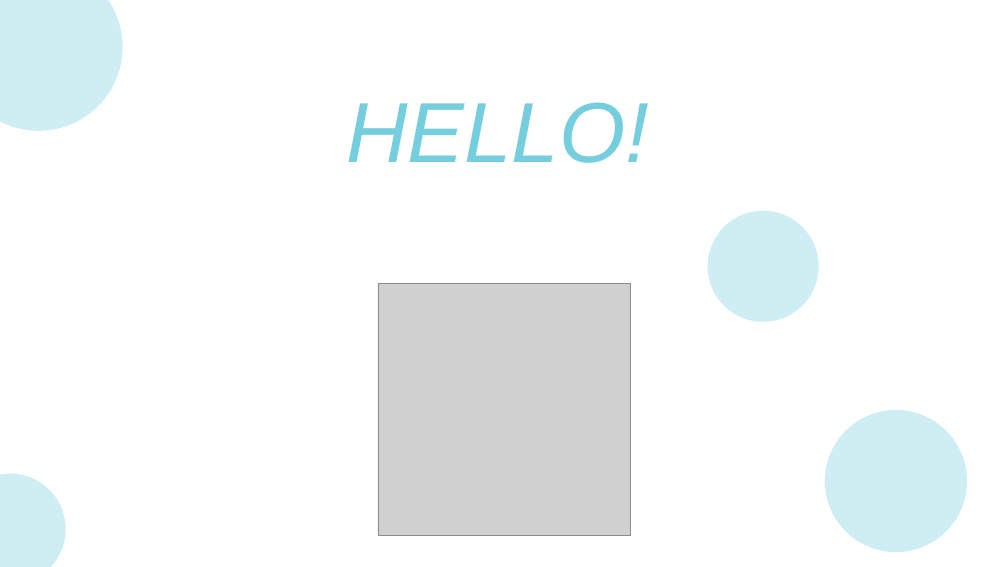
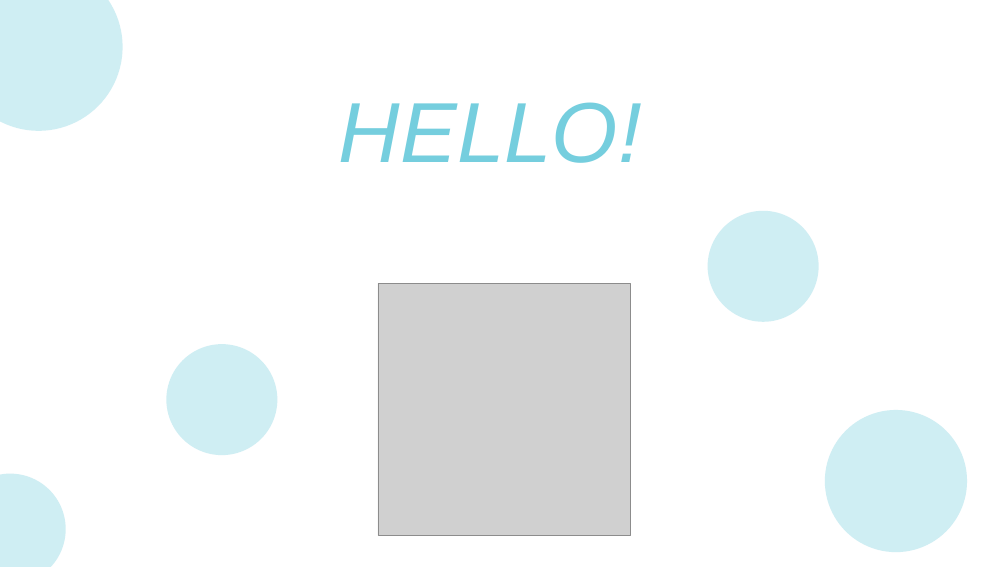
Before and after one commit to XieWeiXie/Gopher-By-Example, a slide deck: slide 3 of PowerPoint/00-01.pptx. Drawn at 1008x567 pixels with LibreOffice and Linux fonts; fonts in the diff are those of the drawing; grey boxes stand for pictures. Boxes give left, top, right and bottom in pixels: in the first picture for what was removed or moved away, otherwise in the second. Text is boxed around its words. In the diff, an @@ line names an element or a change of style, - is before the commit and + after.

```diff
--- a/PowerPoint/00-01.pptx
+++ b/PowerPoint/00-01.pptx
@@ text "HELLO!": place and size @@
-text "HELLO!" at box(346, 102, 649, 163)
+text "HELLO!" at box(339, 102, 642, 163)
@@ ellipse added at box(166, 344, 277, 455), fill #75CEDE at 34% opacity @@
```
Also in this commit, not shown: 2 other slides changed, 1 slide added, 3 other files.
